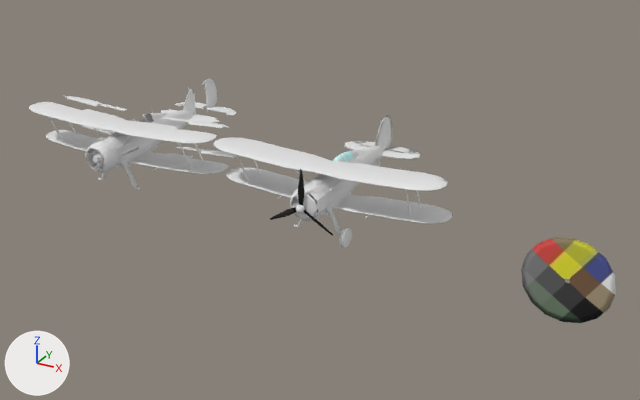
Two versions of the FBX model Assets/1.Sof Objects/Aircrafts/Gladiator Mk.II/3D/Gladiator.fbx, one commit apart.
Rendered twice from a camera (50 mm lens) standing at (15.0, -27.4, 13.4) and looking at (-1.3, 2.0, -1.4). Arrows for +X, +Y and +Z are at lower left; the lights stay in place. Where no turn or scale is listed for an object, it has been applied to the vertices.

Objects in the first picture: 'Fairey Propeller Spinning', 'Gladiator Engine Block Collider', 'Gladiator Full', 'Gladiator Fuselage', 'Gladiator Left Lower Wing Section 2', 'Gladiator Left Lower Wing Section 3', 'Gladiator Left Upper Wing Section 1', 'Gladiator Upper Wing Center'.
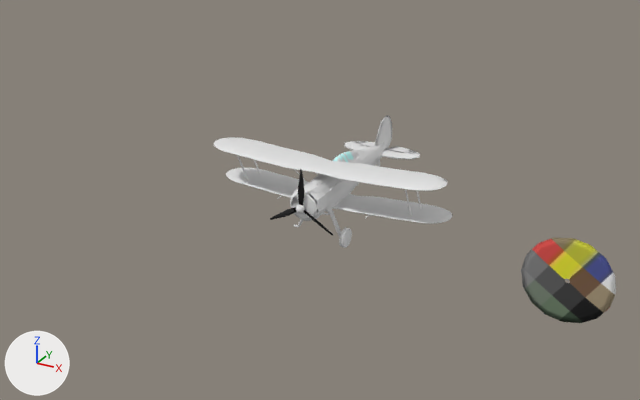
Where the newer file only moved an object's origin or applied its transform, the numbers keep the older frame.

The change, as a diff of the scene's bpy script:
```diff
--- a/Assets/1.Sof Objects/Aircrafts/Gladiator Mk.II/3D/Gladiator.fbx.py
+++ b/Assets/1.Sof Objects/Aircrafts/Gladiator Mk.II/3D/Gladiator.fbx.py
@@ ob_gladiator_full @@
-ob_gladiator_full = bpy.data.objects.new('Gladiator Full', me_cube_048)
-ob_gladiator_full.location = (-10.0, 0.0, 0.0)
```

What differs and where, as boxes [x1, y1, x2, y2] in the pictures (640 x 400 px):
'Gladiator Full', deleted
    before: [29, 79, 240, 189]
    faces in mat_gladiator_paint (its picture is missing): [29, 79, 240, 187]
    faces in mat_others (its picture is missing): [47, 84, 229, 189]
